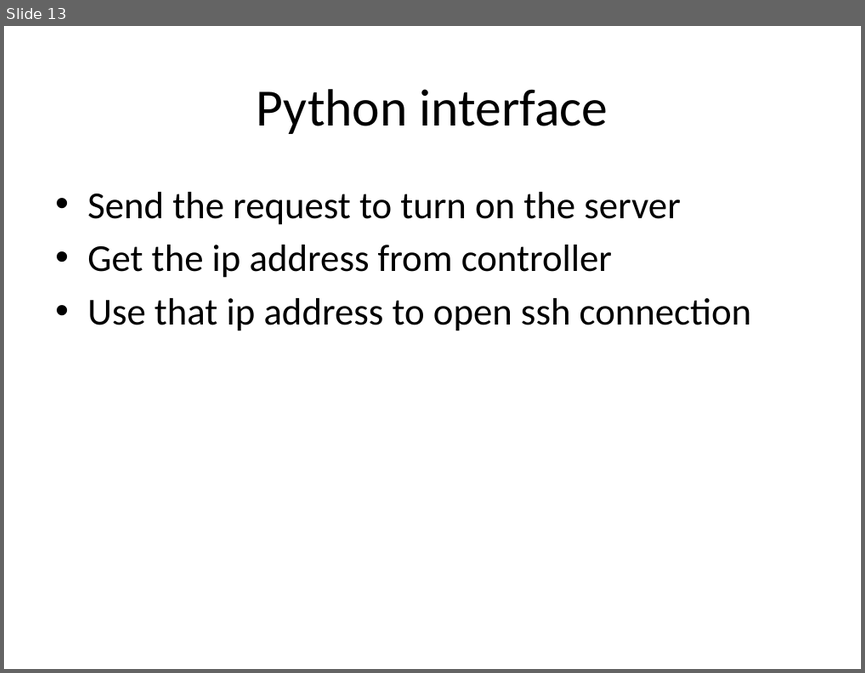
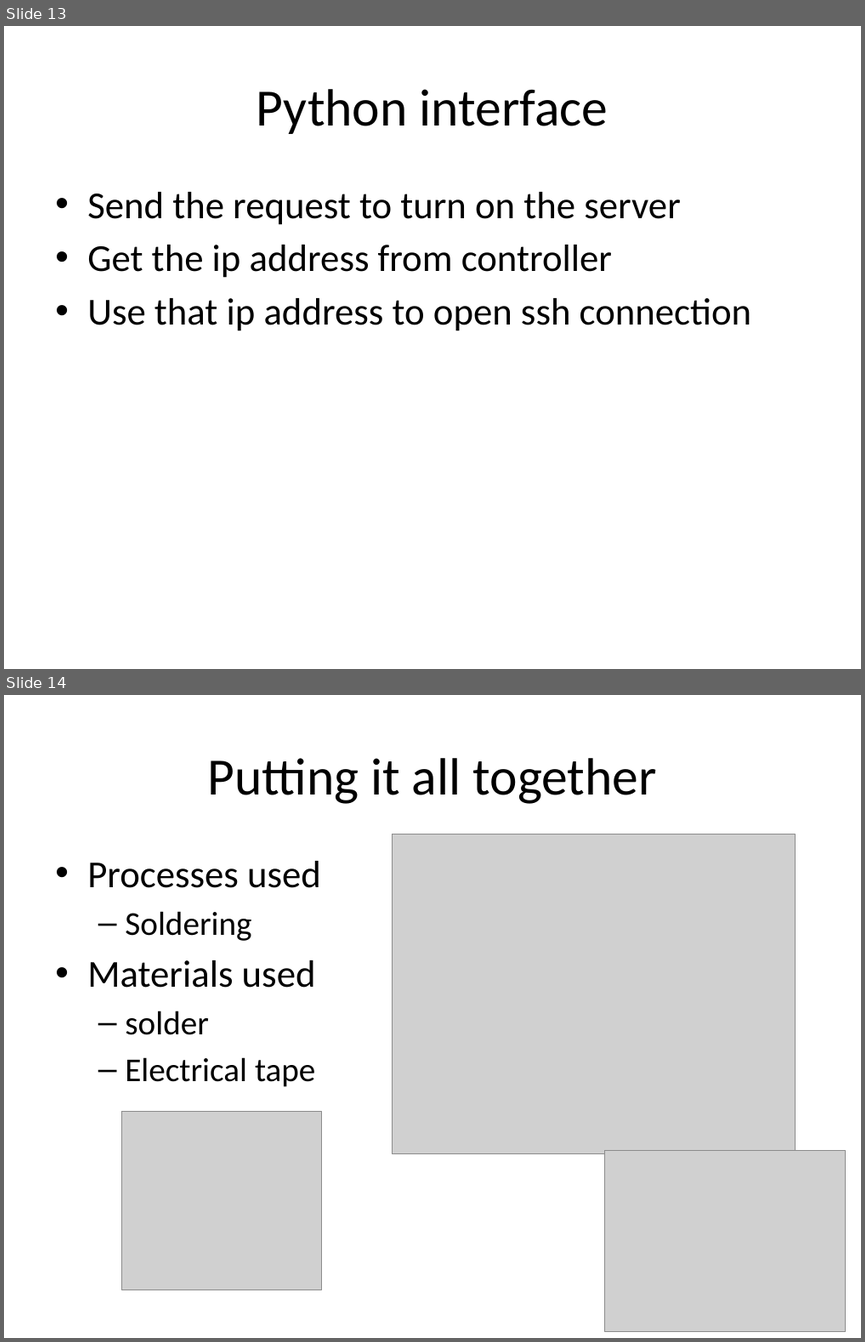
Before and after one commit to AngrySaltyFish/EPQ, a slide deck: EPQ – Artefact.pptx. Shown one above the other, each under a label of ours: slide 13 before the commit, slides 13 and 14 after it. The pictures are 865x673 and 865x1342 pixels, drawn with LibreOffice and Linux fonts; fonts in the diff are those of the drawing; grey boxes stand for pictures. Boxes give left, top, right and bottom in pixels: in the first picture for what was removed or moved away, otherwise in the second. Text is boxed around its words. In the diff, an @@ line names an element or a change of style, - is before the commit and + after.

```diff
--- a/EPQ – Artefact.pptx
+++ b/EPQ – Artefact.pptx
@@ slide 14 added at <box>4,695,861,1338</box>, background #FFFFFF @@
@@ title added at <box>207,758,657,804</box>, 44 pt, text #000000 @@
+Putting it all together
@@ picture added at <box>392,834,794,1152</box> @@
@@ text added at <box>87,861,321,1087</box>, 28 pt, text #000000 @@
+• Processes used
+  – Soldering
+• Materials used
+  – solder
+  – Electrical tape
@@ picture added at <box>122,1111,322,1289</box> @@
@@ picture added at <box>605,1151,846,1332</box> @@
```
Also in this commit, not shown: 1 slide changed.
